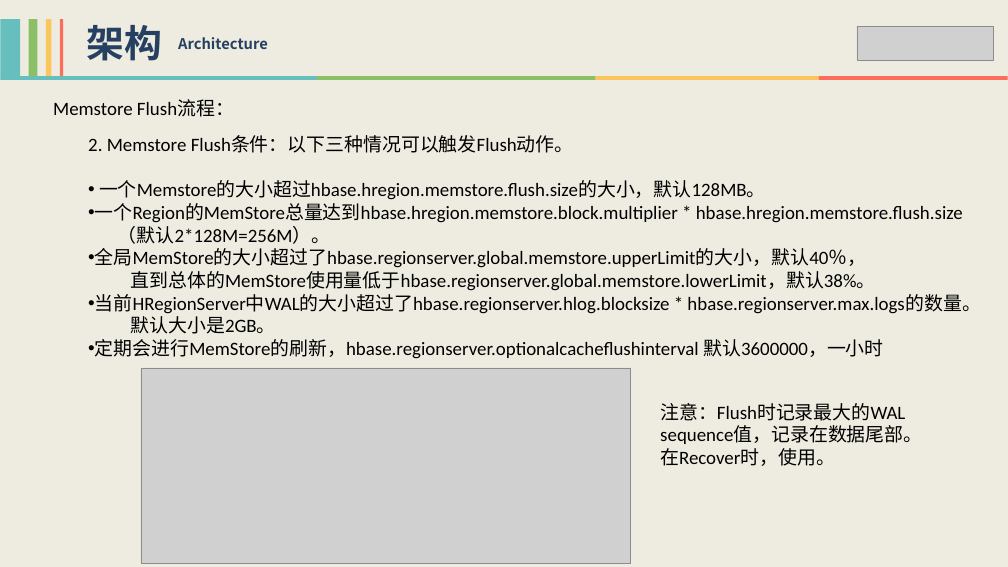
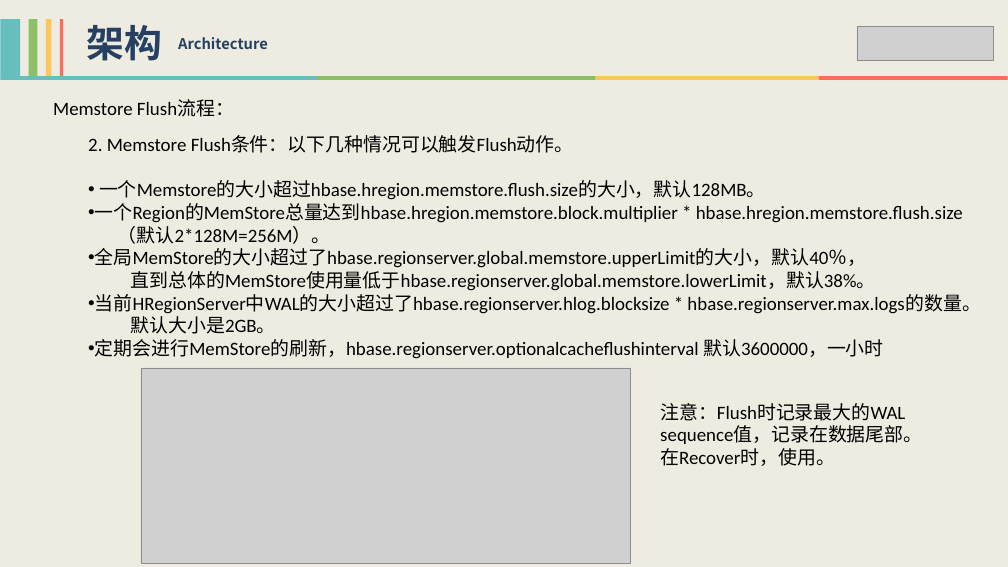
Before and after one commit to xiaoguoqiang/data, a slide deck: slide 15 of HBase技术分享-李强.pptx. Drawn at 1008x567 pixels with LibreOffice and Linux fonts; fonts in the diff are those of the drawing; grey boxes stand for pictures. Boxes give left, top, right and bottom in pixels: in the first picture for what was removed or moved away, otherwise in the second. Text is boxed around its words. In the diff, an @@ line names an element or a change of style, - is before the commit and + after.

```diff
--- a/HBase技术分享-李强.pptx
+++ b/HBase技术分享-李强.pptx
@@ text at (x1=88, y1=135, x2=574, y2=153): text changed @@
-2. Memstore Flush条件：以下三种情况可以触发Flush动作。
+2. Memstore Flush条件：以下几种情况可以触发Flush动作。
```
Also in this commit, not shown: 2 other slides changed, 3 slides added.
